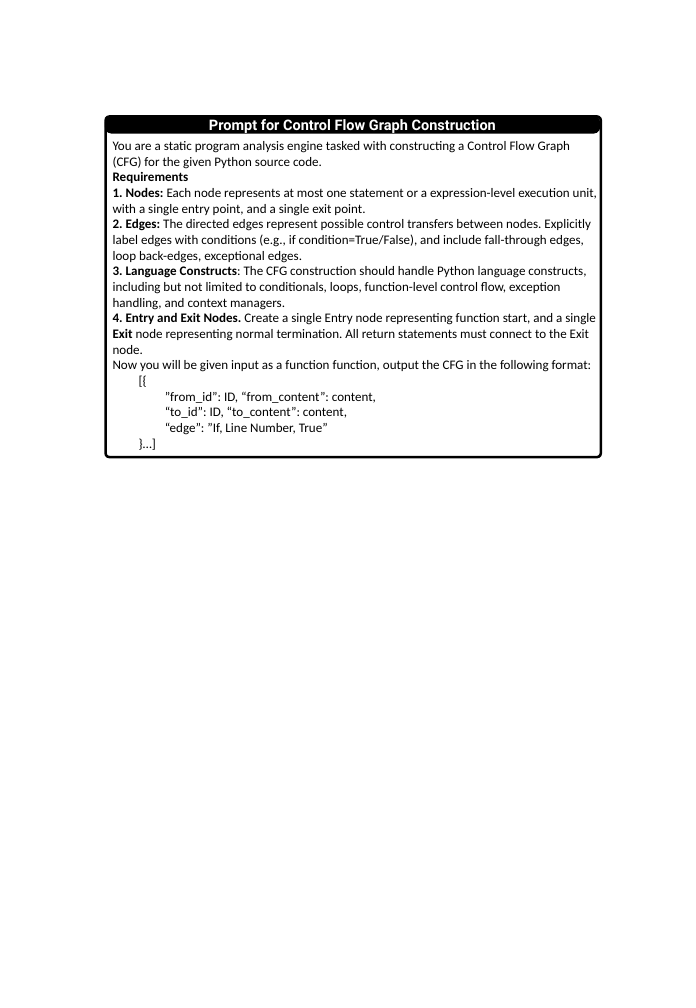
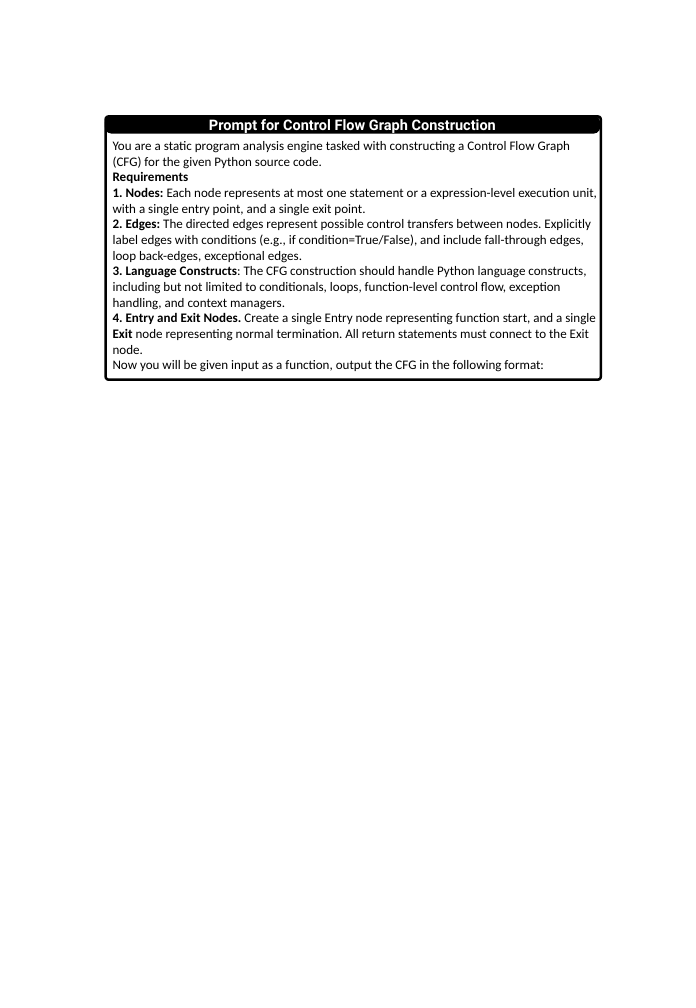
Before and after one commit to yangguangyishutou/performance, a slide deck: slide 1 of update/compatibility/fig/prompt.pptx. Drawn at 696x1008 pixels with LibreOffice and Linux fonts; fonts in the diff are those of the drawing. Boxes give left, top, right and bottom in pixels: in the first picture for what was removed or moved away, otherwise in the second. Text is boxed around its words. In the diff, an @@ line names an element or a change of style, - is before the commit and + after.

```diff
--- a/update/compatibility/fig/prompt.pptx
+++ b/update/compatibility/fig/prompt.pptx
@@ rounded rectangle: place and size @@
-rounded rectangle at [105, 116, 601, 457]
+rounded rectangle at [105, 116, 601, 379]
@@ text at [113, 360, 543, 372]: text changed @@
-Now you will be given input as a function function, output the CFG in the following format:
-[{
-”from_id”: ID, “from_content”: content,
-“to_id”: ID, “to_content”: content,
-“edge”: ”If, Line Number, True”
-}…]
+Now you will be given input as a function, output the CFG in the following format:
```
Also in this commit, not shown: 6 other slides changed, 15 other files.
